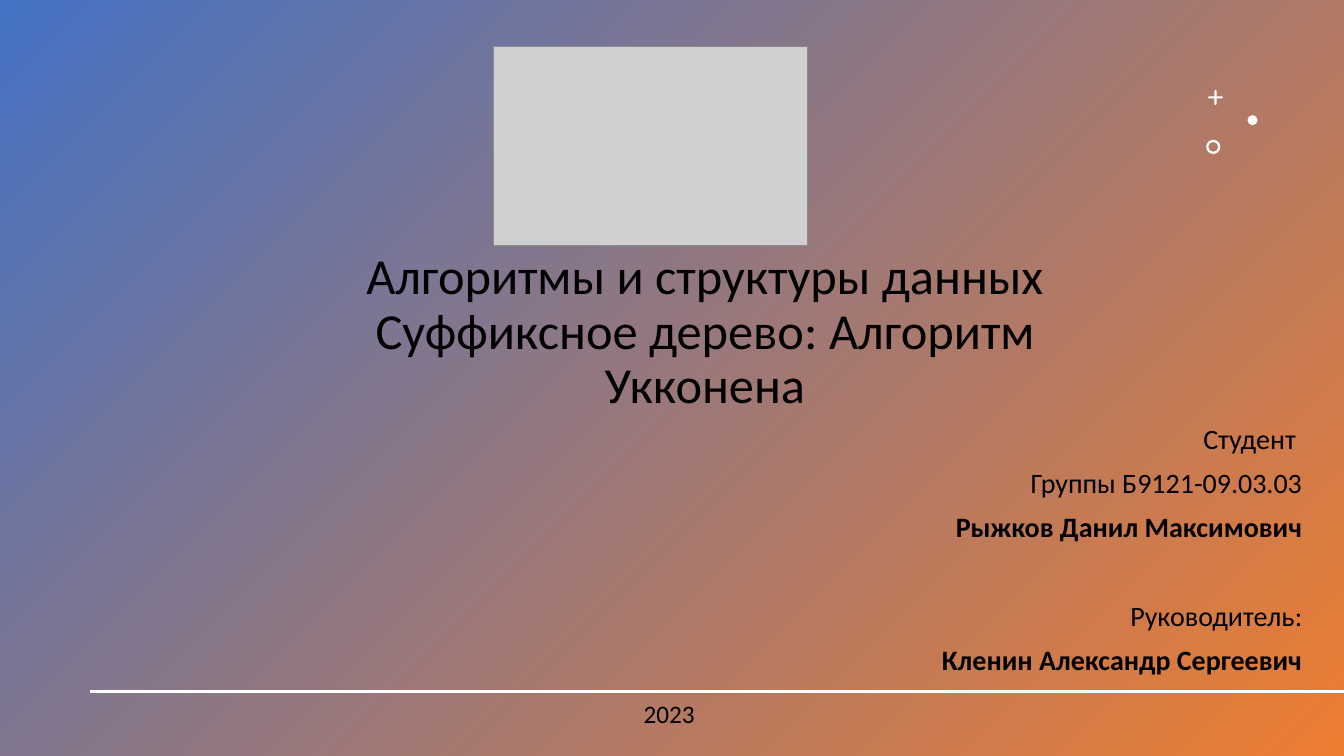
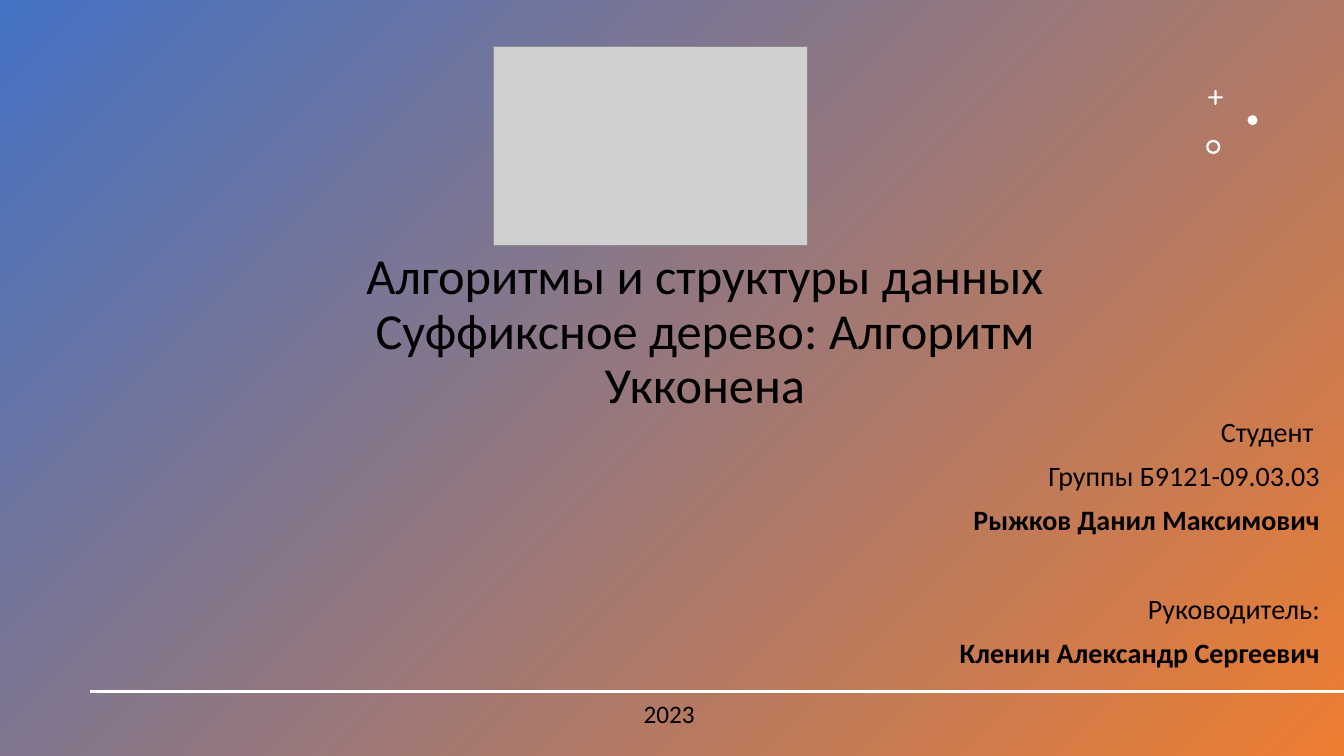
Before and after one commit to Pompon-Den/Suff-Tree-Algorithm-Ykkonen, a slide deck: slide 1 of Algorithm Ykkonena.pptx. Drawn at 1344x756 pixels with LibreOffice and Linux fonts; fonts in the diff are those of the drawing; grey boxes stand for pictures; background and template pictures are left out. Boxes give left, top, right and bottom in pixels: in the first picture for what was removed or moved away, otherwise in the second. Text is boxed around its words. In the diff, an @@ line names an element or a change of style, - is before the commit and + after.

```diff
--- a/Algorithm Ykkonena.pptx
+++ b/Algorithm Ykkonena.pptx
@@ subtitle "Студент": place and size @@
-subtitle "Студент" at box(942, 431, 1302, 675)
+subtitle "Студент" at box(960, 424, 1320, 668)
```
Also in this commit, not shown: 7 other slides changed, 4 slides added, 1 slide removed, 3 other files.
